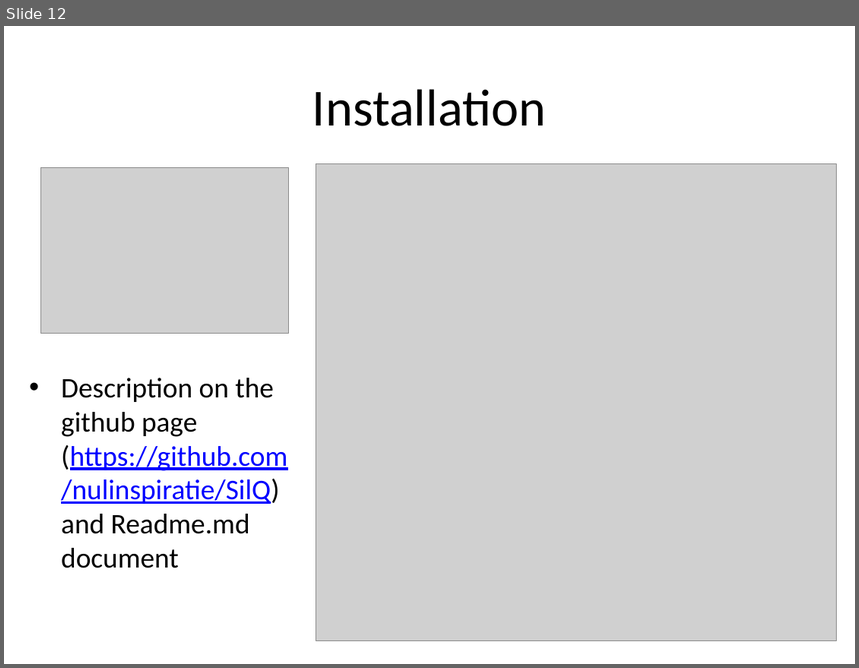
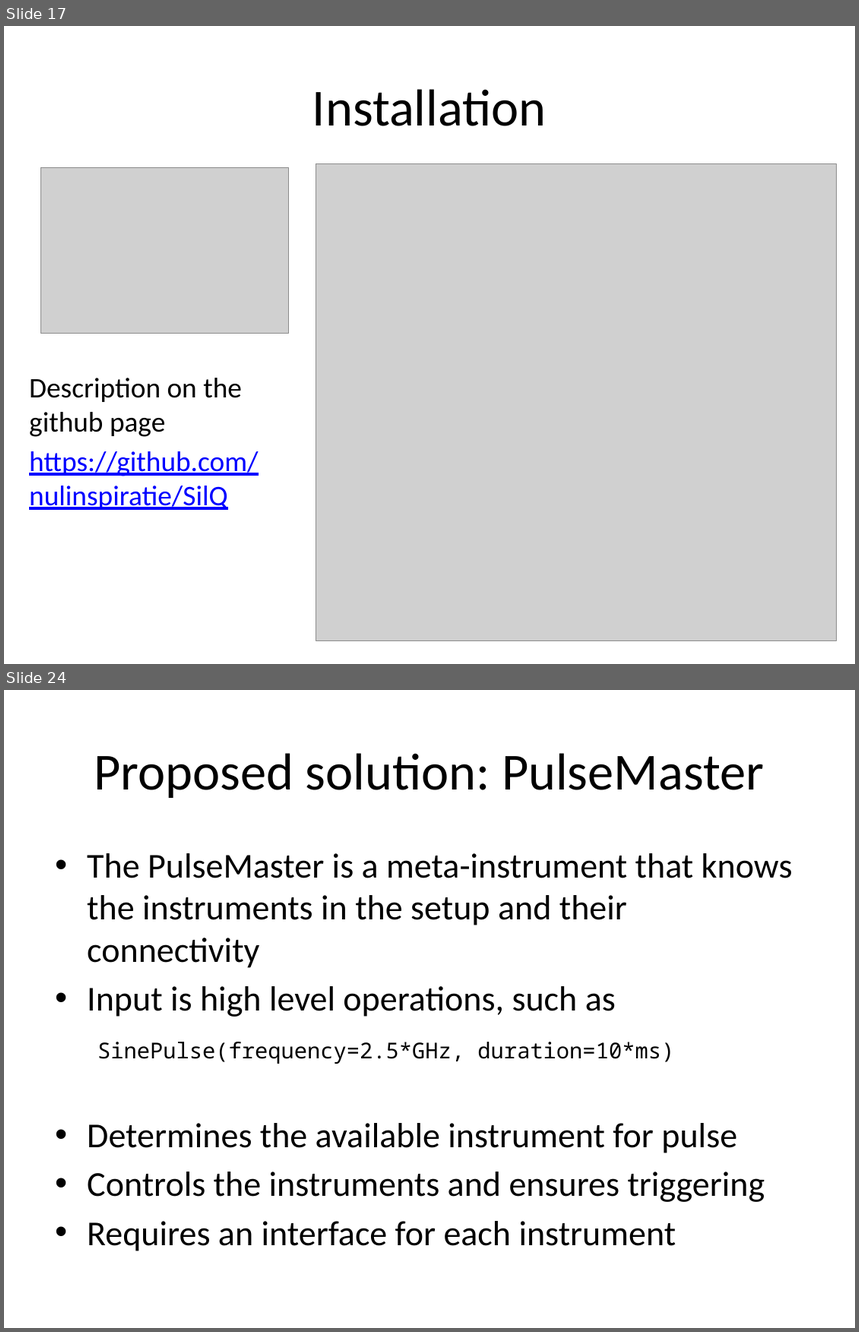
Before and after one commit to nulinspiratie/SilQ, a slide deck: personal/Steffi/How to presentation.pptx. Shown one above the other, each under a label of ours: slide 12 before the commit, slides 17 and 24 after it; the slides between them are not shown. The pictures are 859x668 and 859x1332 pixels, drawn with LibreOffice and Linux fonts; fonts in the diff are those of the drawing; grey boxes stand for pictures. Boxes give left, top, right and bottom in pixels: in the first picture for what was removed or moved away, otherwise in the second. Text is boxed around its words. In the diff, an @@ line names an element or a change of style, - is before the commit and + after.

```diff
--- a/personal/Steffi/How to presentation.pptx
+++ b/personal/Steffi/How to presentation.pptx
@@ slide 24 added at [4, 690, 855, 1328], background #FFFFFF @@
@@ title added at [94, 753, 764, 798], 44 pt, text #000000 @@
+Proposed solution: PulseMaster
@@ text added at [87, 853, 793, 1252], 29.6 pt, text #000000 @@
+• The PulseMaster is a meta-instrument that knows the instruments in the setup and their connectivity
+• Input is high level operations, such as
+  SinePulse(frequency=2.5*GHz, duration=10*ms)
+• Determines the available instrument for pulse
+• Controls the instruments and ensures triggering
+• Requires an interface for each instrument
@@ what was slide 12 is now slide 17 @@
@@ slide 17 changed as well @@
@@ text at [29, 378, 258, 510]: text changed; text colour #000000 to #0000FF @@
-• Description on the github page (https://github.com/nulinspiratie/SilQ) and Readme.md document
+Description on the github page
+https://github.com/nulinspiratie/SilQ
```
Also in this commit, not shown: 8 other slides changed, 14 other slides added, 4 slides removed, 2 other files.
